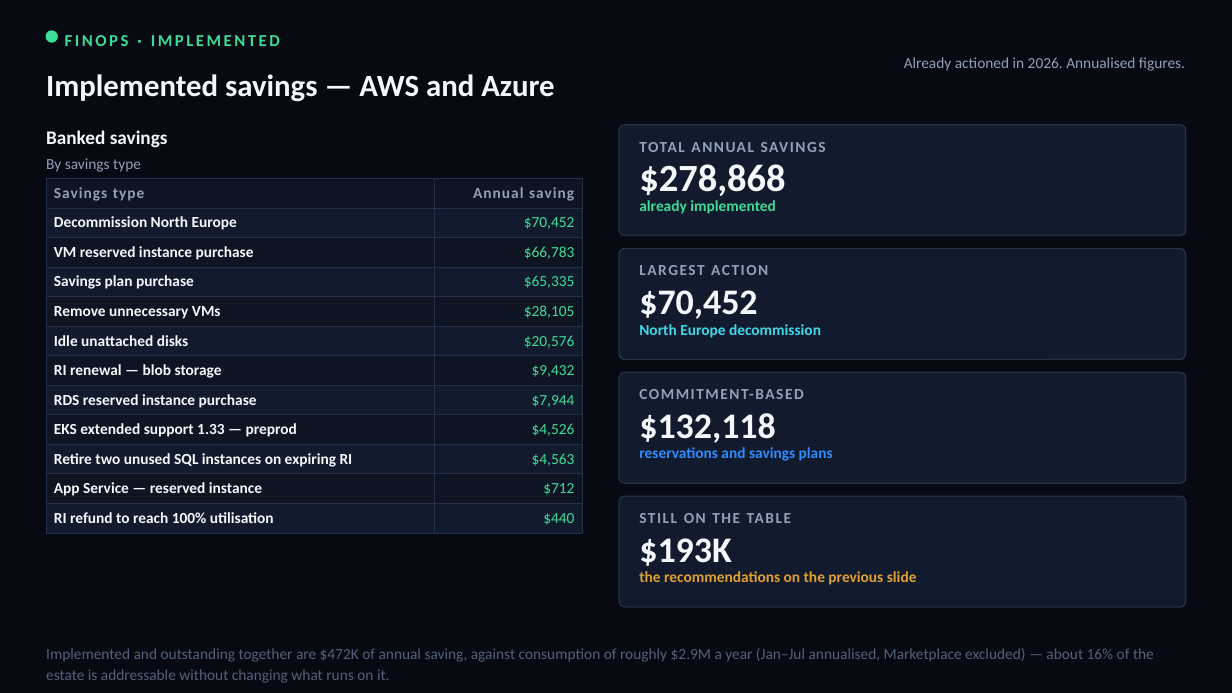
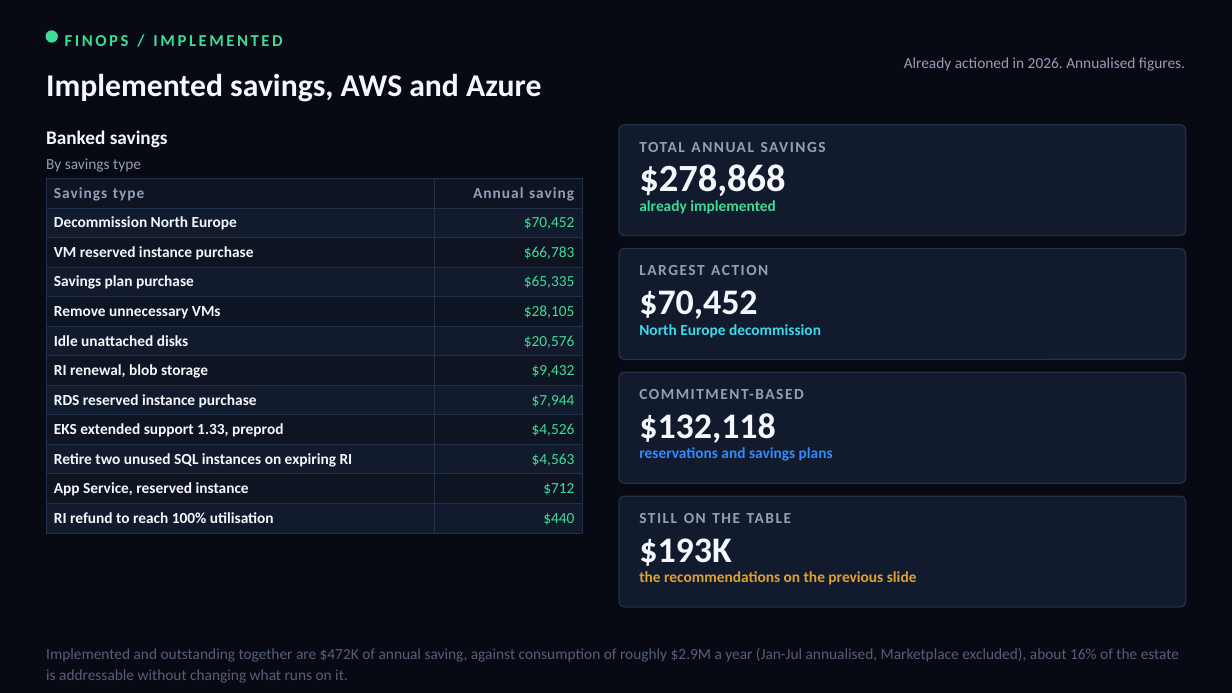
Before and after one commit to arielga5-code/Finops, a slide deck: slide 37 of deck/Cloud_FinOps_Harel_2026.pptx. Drawn at 1232x693 pixels with LibreOffice and Linux fonts; fonts in the diff are those of the drawing. Boxes give left, top, right and bottom in pixels: in the first picture for what was removed or moved away, otherwise in the second. Text is boxed around its words. In the diff, an @@ line names an element or a change of style, - is before the commit and + after.

```diff
--- a/deck/Cloud_FinOps_Harel_2026.pptx
+++ b/deck/Cloud_FinOps_Harel_2026.pptx
@@ text at <box>65,35,282,46</box>: text changed @@
-FINOPS · IMPLEMENTED
+FINOPS / IMPLEMENTED
@@ text at <box>46,73,541,102</box>: text changed; size 24 to 24.7 pt @@
-Implemented savings — AWS and Azure
+Implemented savings, AWS and Azure
@@ table at <box>46,178,582,529</box> @@
-row 7, column 1: RI renewal — blob storage
+row 7, column 1: RI renewal, blob storage
-row 9, column 1: EKS extended support 1.33 — preprod
+row 9, column 1: EKS extended support 1.33, preprod
-row 11, column 1: App Service — reserved instance
+row 11, column 1: App Service, reserved instance
@@ text at <box>46,648,1179,683</box>: text changed @@
-Implemented and outstanding together are $472K of annual saving, against consumption of roughly $2.9M a year (Jan–Jul annualised, Marketplace excluded) — about 16% of the estate is addressable without changing what runs on it.
+Implemented and outstanding together are $472K of annual saving, against consumption of roughly $2.9M a year (Jan-Jul annualised, Marketplace excluded), about 16% of the estate is addressable without changing what runs on it.
```
Also in this commit, not shown: 39 other slides changed, 11 other files.
